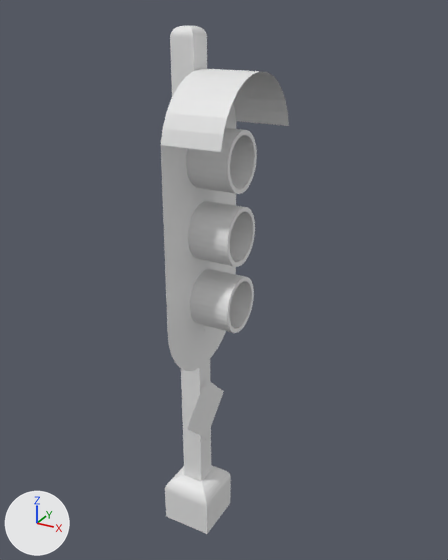
What one commit did to the Blender file terrain-textures/light.blend.
Before and after are seen from a 50 mm lens placed at (10.77, -17.34, 18.62), pointed at (0.88, 0.63, 9.63). The lights are fixed; the arrows at lower left show +X, +Y and +Z.

Names of what the first picture shows: 'Cube-col'.
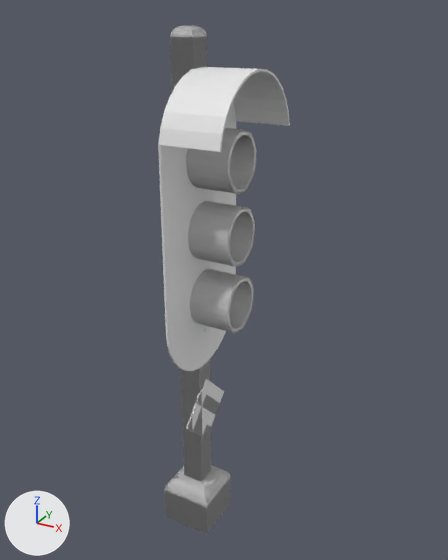
Changed parts and their boxes (x1, y1, x2, y2) in the pictures (448 x 560 px):
'Cube-col', modifiers changed: before (161, 26, 289, 534); after (158, 26, 290, 534)

The edits, one by one:
Object 'Cube-col' (ob_cube_col) gains a SOLIDIFY modifier named 'Solidify'.
Modifier setting: thickness = 0.07.
Modifier setting: vertex_group = 'sign'.
